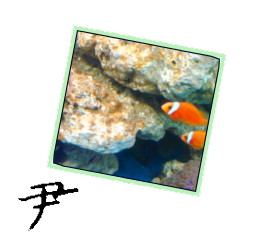
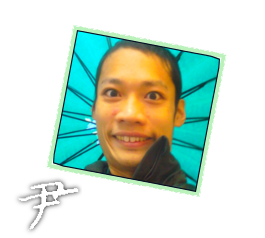
Layer changes from the first 265 × 238 image to the second:
added layer "Layer #3" above "Layer #2" over [17, 181, 79, 232]
painted on "Layer #2" over [14, 176, 82, 235]
painted on "IMG_20151218_122748.jpg" over [53, 30, 220, 192]
